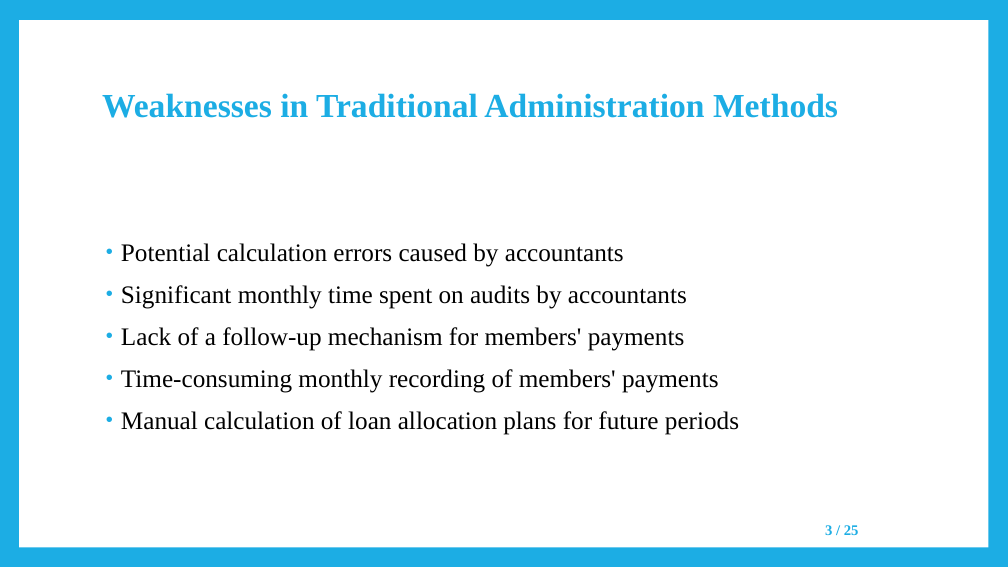
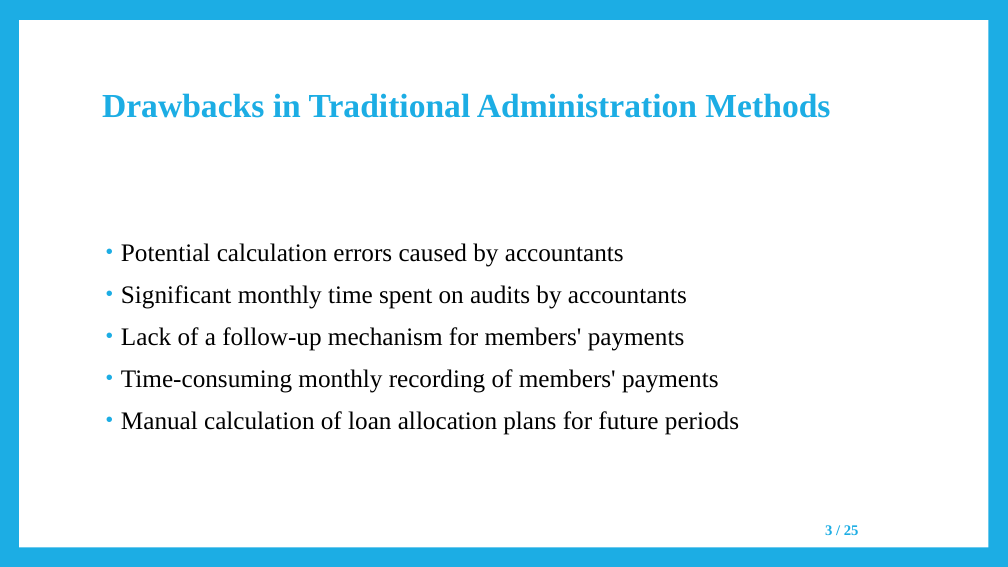
Before and after one commit to negarK2000/Presentation, a slide deck: slide 3 of SavingsFundsManagementSystems/SavingsFundsManagementSystems_Presentation.pptx. Drawn at 1008x567 pixels with LibreOffice and Linux fonts; fonts in the diff are those of the drawing. Boxes give left, top, right and bottom in pixels: in the first picture for what was removed or moved away, otherwise in the second. Text is boxed around its words. In the diff, an @@ line names an element or a change of style, - is before the commit and + after.

Commit message:
Corrected BSc project slides

```diff
--- a/SavingsFundsManagementSystems/SavingsFundsManagementSystems_Presentation.pptx
+++ b/SavingsFundsManagementSystems/SavingsFundsManagementSystems_Presentation.pptx
@@ title at (102, 93, 830, 118): text changed @@
-Weaknesses in Traditional Administration Methods
+Drawbacks in Traditional Administration Methods
```
Also in this commit, not shown: 1 other file.
